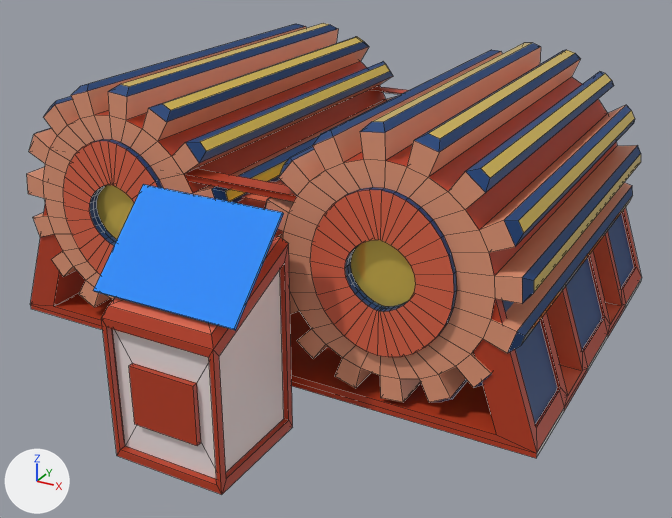
The Blender file Emergency 0/Assets/Models/04.02_generator.blend, before and after one commit.
Both versions are drawn from a camera (50 mm lens) standing at (7.86, -9.99, 6.98) and looking at (0.43, 3.52, 0.22). Every picture has the same lights, and +X, +Y and +Z are marked at lower left. Mesh edges are drawn as thin lines.
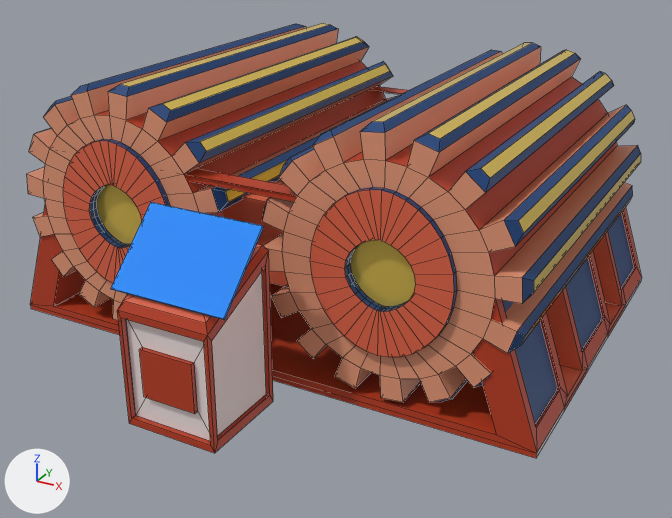
What differs and where, as boxes [x1, y1, x2, y2] in the pictures (672 x 518 px; the box of a moved part takes in the faces that stretch with it):
'Cube', reshaped (8% shorter): before [27, 23, 641, 495]; after [27, 23, 641, 458]
part 1 of me_cube, moved or reshaped: before [93, 184, 293, 495]; after [111, 202, 273, 453]

The change, as a list of edits to the scene's bpy script:
```text
Change me_cube:
    where me_cube.from_pydata(...)  # 1286 vertices, 1237 faces; spans x -5.0..5.0, y -1.0..8.24, z -1.0..2.06
    used by ob_cube; location = (0.0, 0.0, 0.0); scale = (1.0, 1.0, 1.71)
    me_cube part 1: the loose piece of 60 vertices spanning x -1.25..1.25, y -1.0..1.0, z -1.0..1.34 is scaled about its middle by 0.806, then moved by (0.0, -0.06, 0.11)
```
